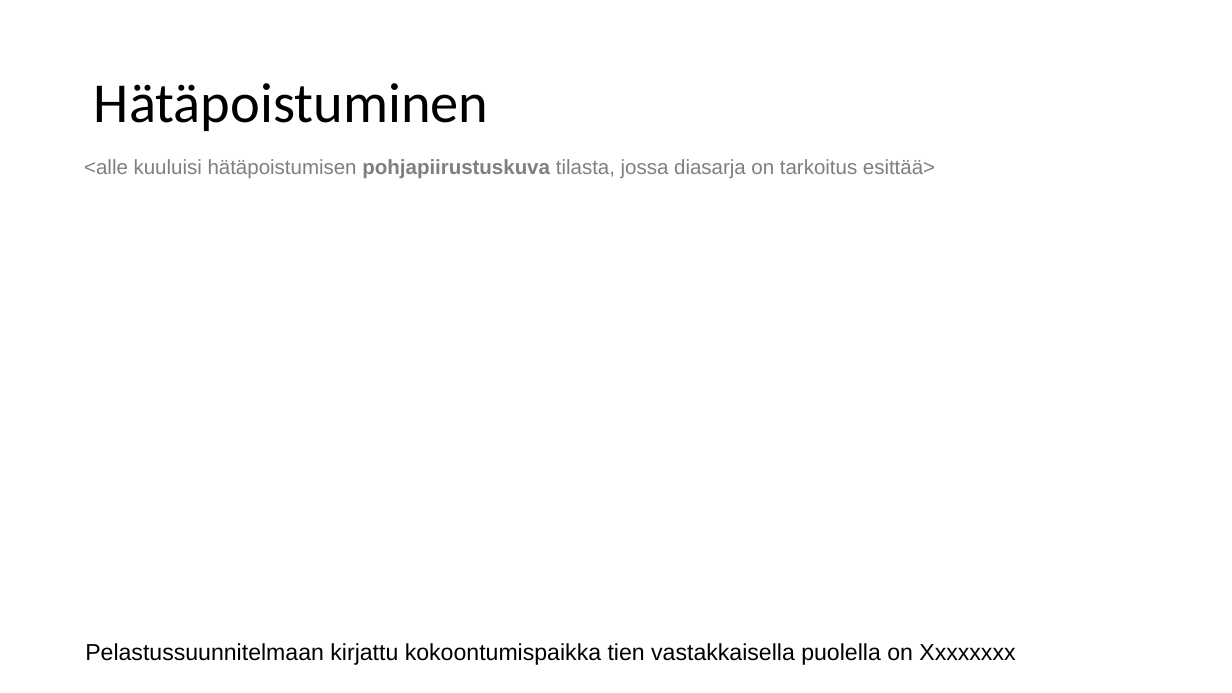
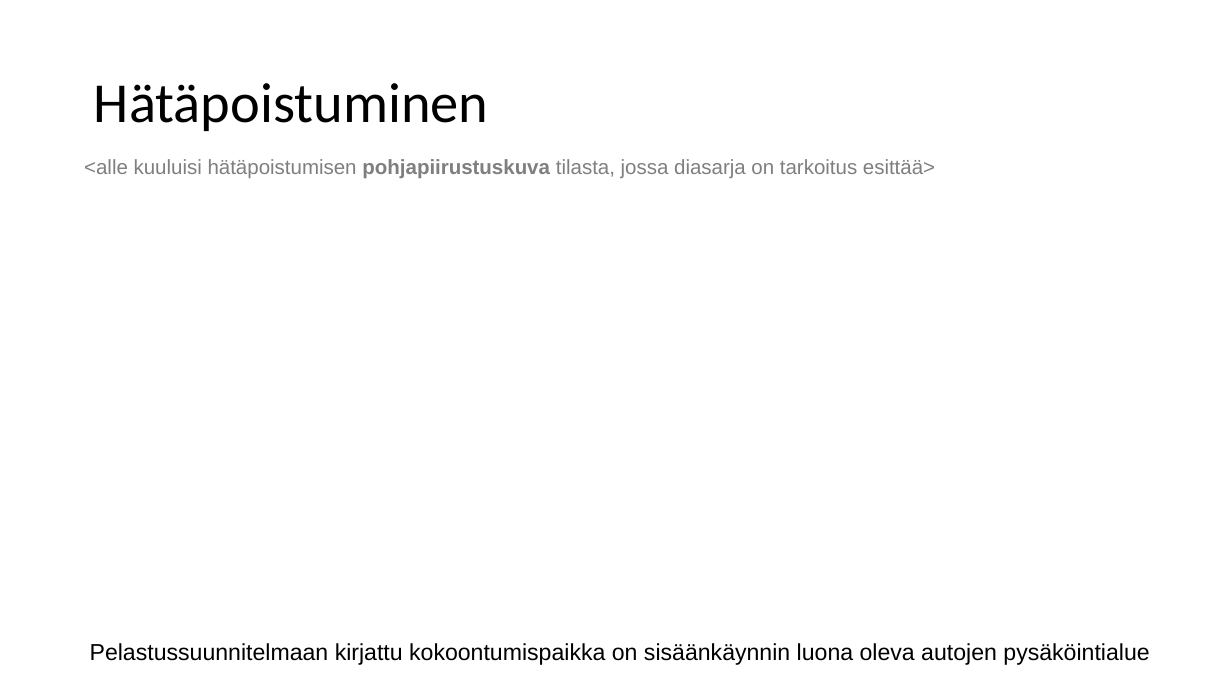
Before and after one commit to sovojn/Miniprojekti, a slide deck: slide 1 of demoesitys.ppt. Drawn at 1232x693 pixels with LibreOffice and Linux fonts; fonts in the diff are those of the drawing; background and template pictures are left out. Boxes give left, top, right and bottom in pixels: in the first picture for what was removed or moved away, otherwise in the second. Text is boxed around its words. In the diff, an @@ line names an element or a change of style, - is before the commit and + after.

Commit message:
Pelastussuunnitelmaan kirjattu kokoontumispaikka..
... on sisäänkäynnin luona oleva autojen pysäköintialue

```diff
--- a/demoesitys.ppt
+++ b/demoesitys.ppt
@@ text at (x1=90, y1=643, x2=1149, y2=665): text changed @@
-Pelastussuunnitelmaan kirjattu kokoontumispaikka tien vastakkaisella puolella on Xxxxxxxx
+Pelastussuunnitelmaan kirjattu kokoontumispaikka on sisäänkäynnin luona oleva autojen pysäköintialue
```
